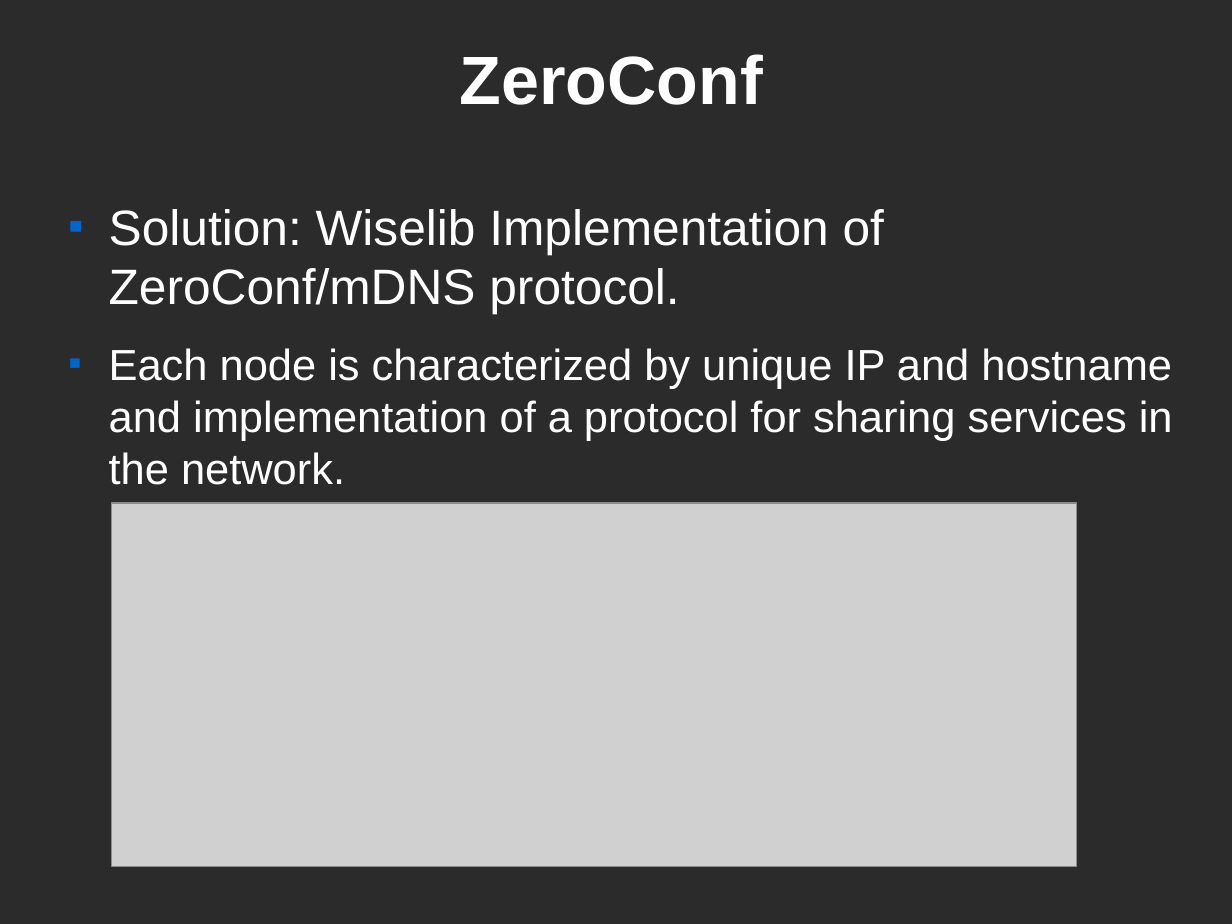
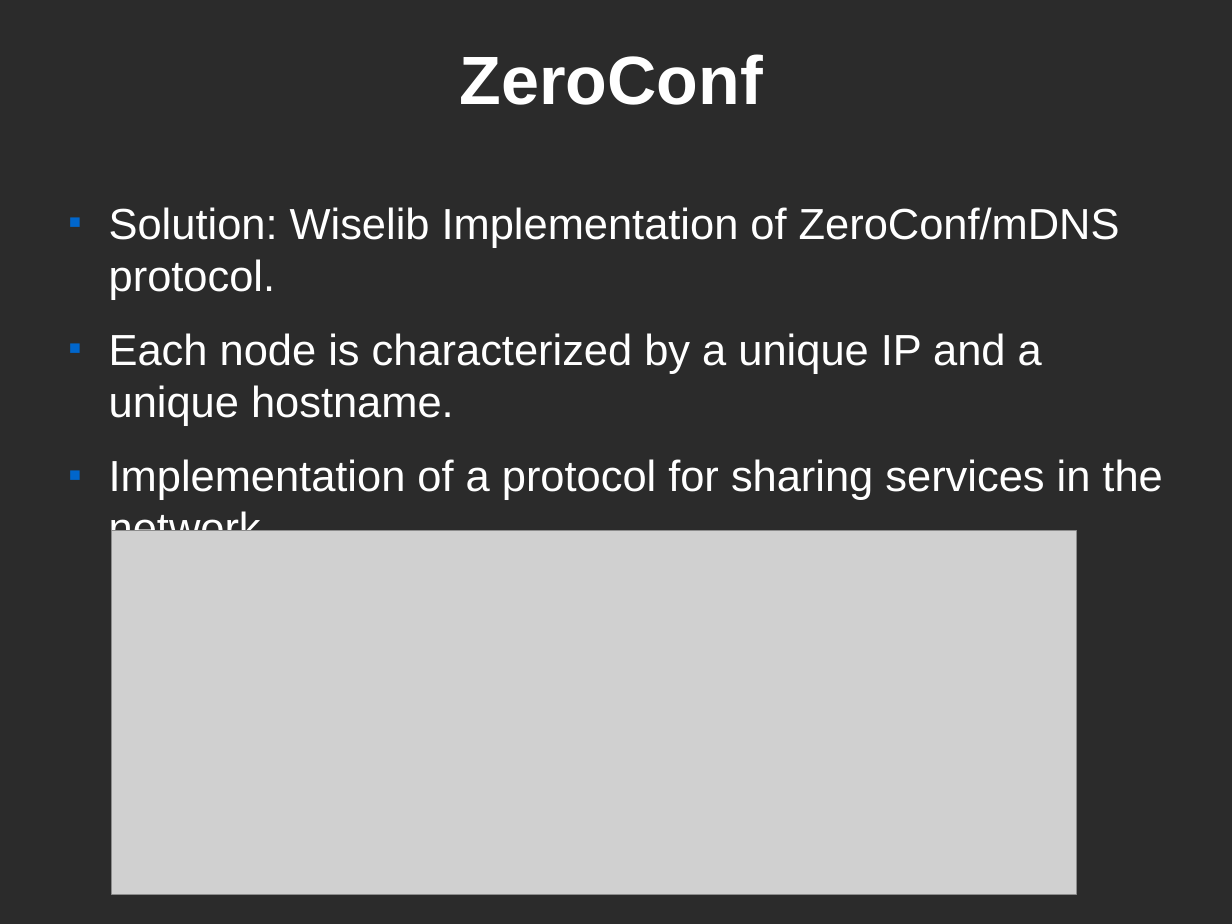
Before and after one commit to CEID-DS/cbox, a slide deck: slide 17 of doc/fosscomm/fosscomm_finalv1.odp. Drawn at 1232x924 pixels with LibreOffice and Linux fonts; fonts in the diff are those of the drawing; grey boxes stand for pictures; background and template pictures are left out; a plain dark background stands for a picture behind light text. Boxes give left, top, right and bottom in pixels: in the first picture for what was removed or moved away, otherwise in the second. Text is boxed around its words. In the diff, an @@ line names an element or a change of style, - is before the commit and + after.

Commit message:
updating ZeroConf part in final presentation

```diff
--- a/doc/fosscomm/fosscomm_finalv1.odp
+++ b/doc/fosscomm/fosscomm_finalv1.odp
@@ text at [109,207,1120,300]: size 32 to 28 pt in "Solution: Wiselib Implementation of ZeroConf/mDNS protocol." @@
@@ text at [109,333,1162,553]: text changed @@
-■ Each node is characterized by unique IP and hostname and implementation of a protocol for sharing services in the network.
+■ Each node is characterized by a unique IP and a unique hostname.
+■ Implementation of a protocol for sharing services in the network.
@@ picture: place and size @@
-picture at [112,503,1078,866]
+picture at [112,531,1078,894]
```
Also in this commit, not shown: 9 other slides changed, 1 other file.
